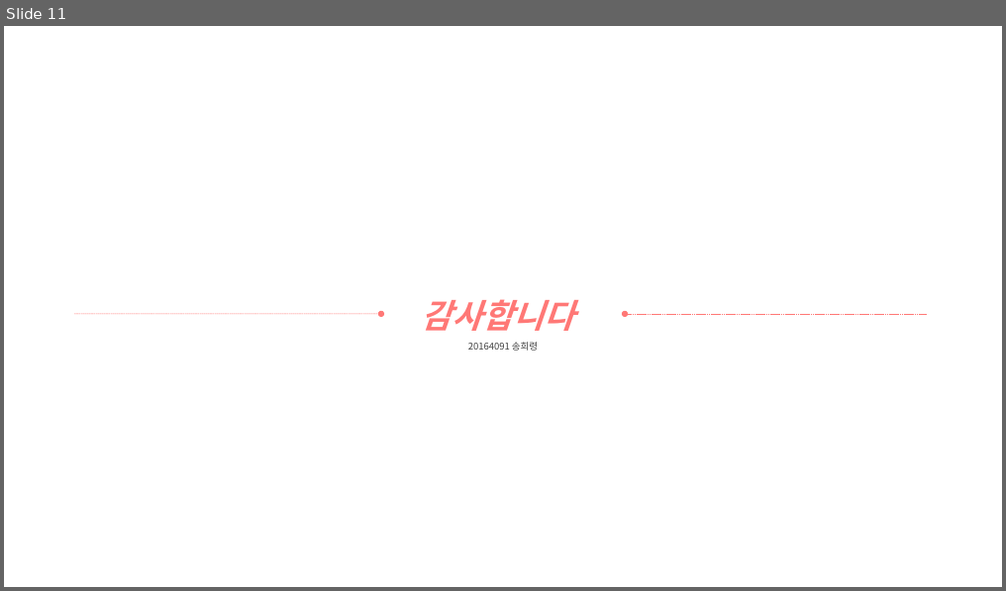
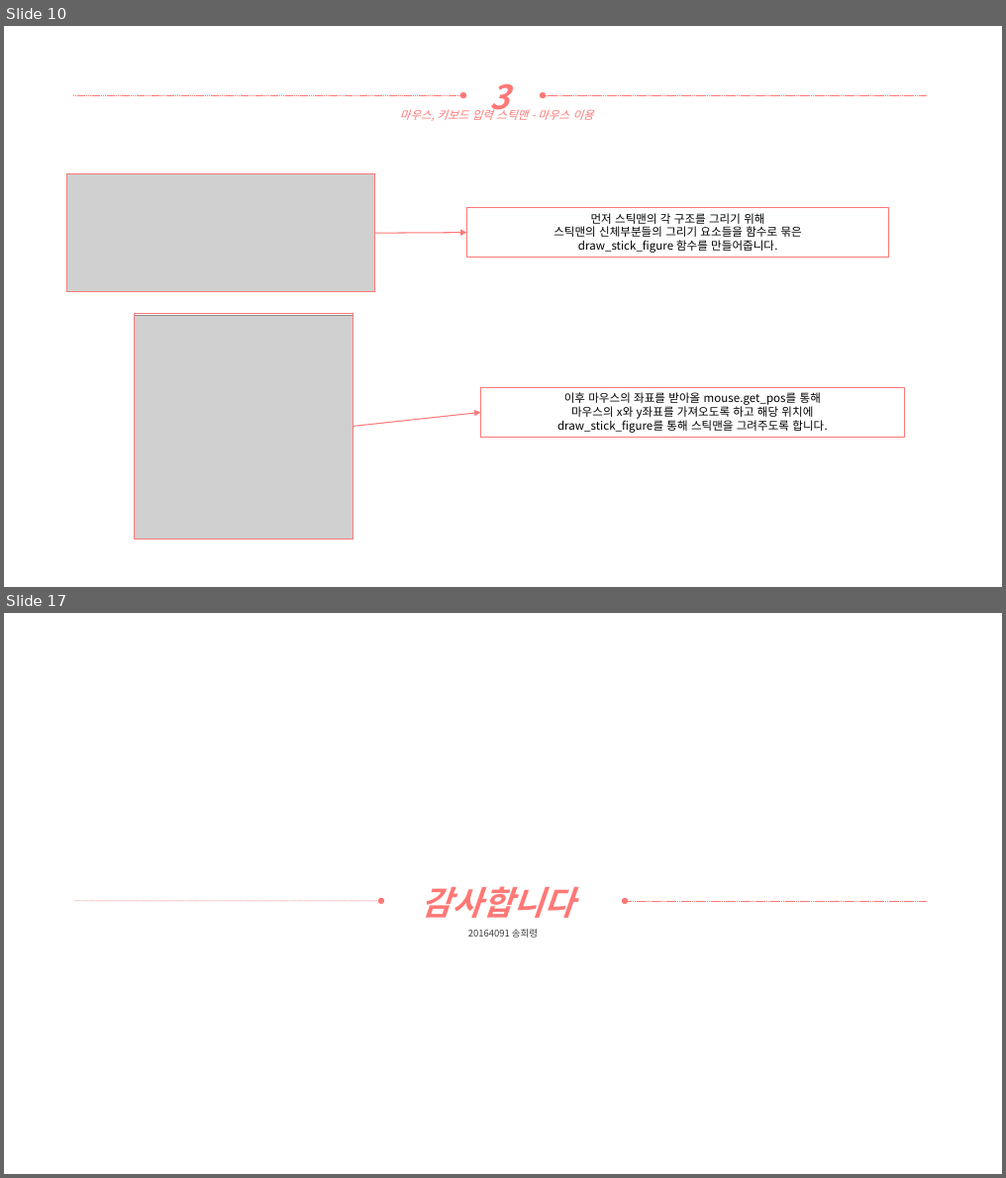
Before and after one commit to yooatom2200/Programing_Base_2, a slide deck: 12장/20164091-송희령-12장 과제.pptx. Shown one above the other, each under a label of ours: slide 11 before the commit, slides 10 and 17 after it; the slides between them are not shown. The pictures are 1006x591 and 1006x1178 pixels, drawn with LibreOffice and Linux fonts; fonts in the diff are those of the drawing; grey boxes stand for pictures. Boxes give left, top, right and bottom in pixels: in the first picture for what was removed or moved away, otherwise in the second. Text is boxed around its words. In the diff, an @@ line names an element or a change of style, - is before the commit and + after.

```diff
--- a/12장/20164091-송희령-12장 과제.pptx
+++ b/12장/20164091-송희령-12장 과제.pptx
@@ slide 10 added at (4, 26, 1002, 587), background #FFFFFF @@
@@ text added at (490, 84, 510, 119), 32 pt, text #FF7876, bold, italic @@
+3
@@ arrow added from (73, 95) to (463, 95), #FF7876 0.5 pt dashed @@
@@ text added at (400, 107, 593, 121), 11 pt, text #FF7876, italic @@
+마우스, 키보드 입력 스틱맨 - 마우스 이용
@@ arrow added from (927, 95) to (543, 95), #FF7876 0.5 pt dashed @@
@@ picture added at (67, 174, 375, 292) @@
@@ rectangle added at (67, 174, 375, 292), outline #FF7876 1 pt @@
@@ arrow added from (374, 233) to (466, 233), #FF7876 1 pt @@
@@ rectangle added at (466, 208, 889, 258), outline #FF7876 1 pt, 11 pt, text #000000 @@
+먼저 스틱맨의 각 구조를 그리기 위해
+스틱맨의 신체부분들의 그리기 요소들을 함수로 묶은
+draw_stick_figure 함수를 만들어줍니다.
@@ picture added at (135, 316, 352, 540) @@
@@ rectangle added at (135, 314, 352, 540), outline #FF7876 1 pt @@
@@ rectangle added at (481, 388, 905, 438), outline #FF7876 1 pt, 11 pt, text #000000 @@
+이후 마우스의 좌표를 받아올 mouse.get_pos를 통해
+마우스의 x와 y좌표를 가져오도록 하고 해당 위치에
+draw_stick_figure를 통해 스틱맨을 그려주도록 합니다.
@@ arrow added from (352, 427) to (481, 412), #FF7876 1 pt @@
@@ what was slide 11 is now slide 17 @@
```
Also in this commit, not shown: 1 slide changed, 5 other slides added, 1 other file.
